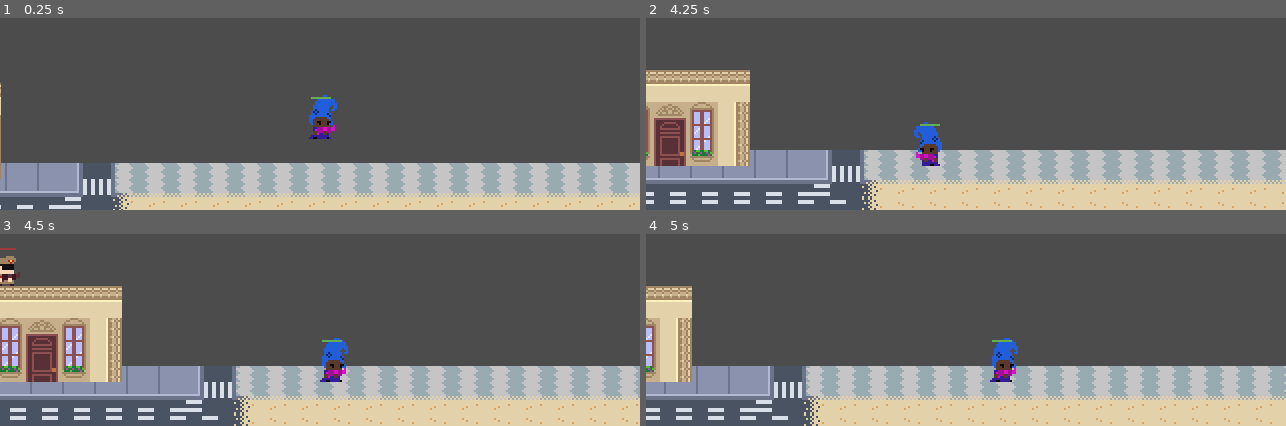
Above: before the commit, frames 1-4 (two rows, left to right).
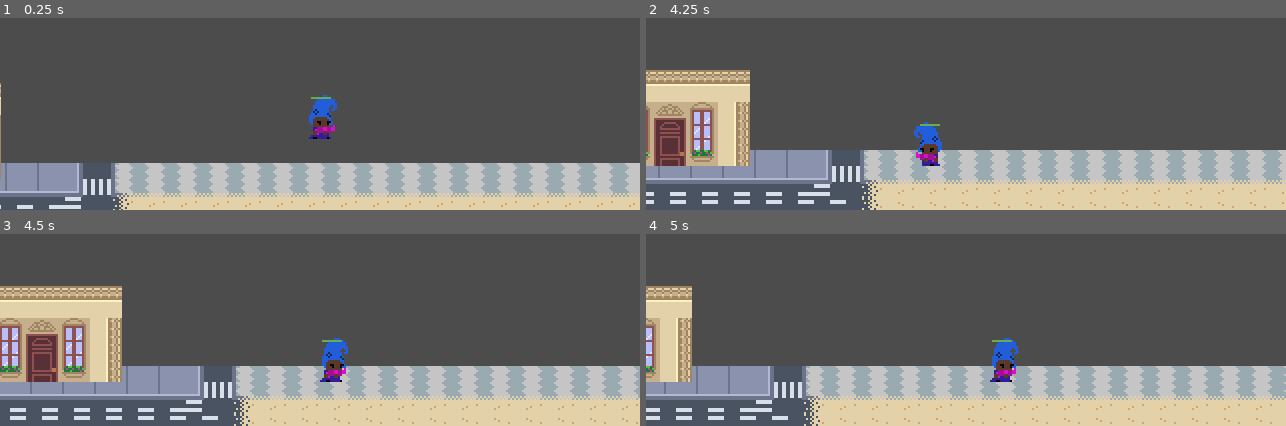
Above: after the commit, the same moments.

Repository: hamiltonromualdo/bring-ur-glam
Game: Godot game, scene res://src/Levels/Playground.tscn
Same seed, same stepped clock (60 frames per second), same inputs: the game is played once before the commit and once after it.
Inputs:
- Up to frame 1 (0.25 s): no input
- Up to frame 2 (4.25 s): hold Right (ui_right) 0.53-2.03 s; hold Left (ui_left) from 2.03 s (still down)
- Up to frame 3 (4.5 s): release Left (ui_left) at 4.28 s; hold Right (ui_right) from 4.28 s (still down)
- Up to frame 4 (5 s): keep holding Right (ui_right)

Frames 1-2 are identical in both runs. In frame 3, 0.4% of the frame differs, in the area x 0-4%, y 7-28%; in frame 4, nothing differs.

Commit message:
Fix #28: Adding enemy spawner

Diff:
--- a/bring_ur_glam/src/Actors/Enemy.gd
+++ b/bring_ur_glam/src/Actors/Enemy.gd
@@ -7,6 +7,8 @@
 export var JUMP_POWER = -250
 export var HP = 3
 export (PackedScene) var BULLET
+
+signal died
 
 const FLOOR = Vector2(0, -1)
 
@@ -44,6 +46,7 @@
         $CollisionShape2D.set_deferred("disabled", true)
         $DeathTimer.start()
         $Sprite.flip_v = true
+        emit_signal("died")
 
 func _physics_process(delta):
     if HP <= 0:
--- /dev/null
+++ b/bring_ur_glam/src/Levels/Playground.gd
@@ -0,0 +1,68 @@
+extends Node2D
+
+var Enemy = load("res://src/Actors/Enemy.tscn")
+var enemiesInScreen = 1
+var enemiesKilled = 0
+var liveEnemies = 0
+
+
+func _on_enemyDied() -> void:
+    enemiesKilled += 1
+    liveEnemies -= 1
+    updateNumberOfEnemiesInScreen()
+
+
+func updateNumberOfEnemiesInScreen() -> void:
+    enemiesInScreen = 1 if enemiesKilled <= 1 else ceil(log(enemiesKilled) / log(2))
+
+
+func getFloorXBoundaries() -> Array:
+    var floorMap = $WalkingPath
+    var floorMapRect = floorMap.get_used_rect()
+
+    return [floorMapRect.position.x * floorMap.cell_size.x + floorMap.position.x,
+        floorMapRect.end.x * floorMap.cell_size.x + floorMap.position.x]
+
+
+func getNewEnemyPosition(enemy: Enemy) -> Vector2:
+    var floorXBoundaries = getFloorXBoundaries()
+    var floorLeftLimit = floorXBoundaries[0]
+    var floorRightLimit = floorXBoundaries[1]
+
+    var viewportRect = get_viewport().get_visible_rect()
+    var viewportOffset = abs(viewportRect.position.x - viewportRect.end.x)/2
+
+    var spawnToLeft = (randi() % 2) == 0
+    var posX = 0
+    if spawnToLeft:
+        posX = rand_range(floorLeftLimit, $Player.position.x - viewportOffset)
+    else:
+        posX = rand_range($Player.position.x + viewportOffset, floorRightLimit)
+
+    var posY = $Player/Camera2D.limit_top
+
+    return Vector2(posX, posY)
+
+
+func instanceEnemy() -> void:
+    var enemy = Enemy.instance()
+    add_child(enemy)
+    liveEnemies += 1
+
+    enemy.position = getNewEnemyPosition(enemy)
+    enemy.connect("died", self, "_on_enemyDied")
+    enemy.move_and_collide(Vector2(0, 1000))
+
+
+func checkAndInstanceEnemies():
+    if liveEnemies == 0:
+        for n in enemiesInScreen:
+            instanceEnemy()
+
+
+func _ready() -> void:
+    randomize()
+
+
+func _process(delta) -> void:
+    checkAndInstanceEnemies()
--- a/bring_ur_glam/src/Levels/Playground.tscn
+++ b/bring_ur_glam/src/Levels/Playground.tscn
@@ -1,14 +1,15 @@
 [gd_scene load_steps=8 format=2]
 
 [ext_resource path="res://assets/Prototype-test.tres" type="TileSet" id=1]
+[ext_resource path="res://src/Levels/Playground.gd" type="Script" id=2]
 [ext_resource path="res://assets/Prototype.tres" type="TileSet" id=3]
 [ext_resource path="res://src/UserInterface/PauseScreen.tscn" type="PackedScene" id=4]
 [ext_resource path="res://src/Actors/Player.tscn" type="PackedScene" id=5]
 [ext_resource path="res://assets/bg.png" type="Texture" id=6]
 [ext_resource path="res://assets/tree.png" type="Texture" id=7]
-[ext_resource path="res://src/Actors/Enemy.tscn" type="PackedScene" id=8]
 
 [node name="Playground" type="Node2D"]
+script = ExtResource( 2 )
 
 [node name="Sky" type="ParallaxBackground" parent="."]
 
@@ -98,6 +99,3 @@
 __meta__ = {
 "_editor_description_": ""
 }
-
-[node name="Enemy" parent="." instance=ExtResource( 8 )]
-position = Vector2( -701.745, 152.188 )
